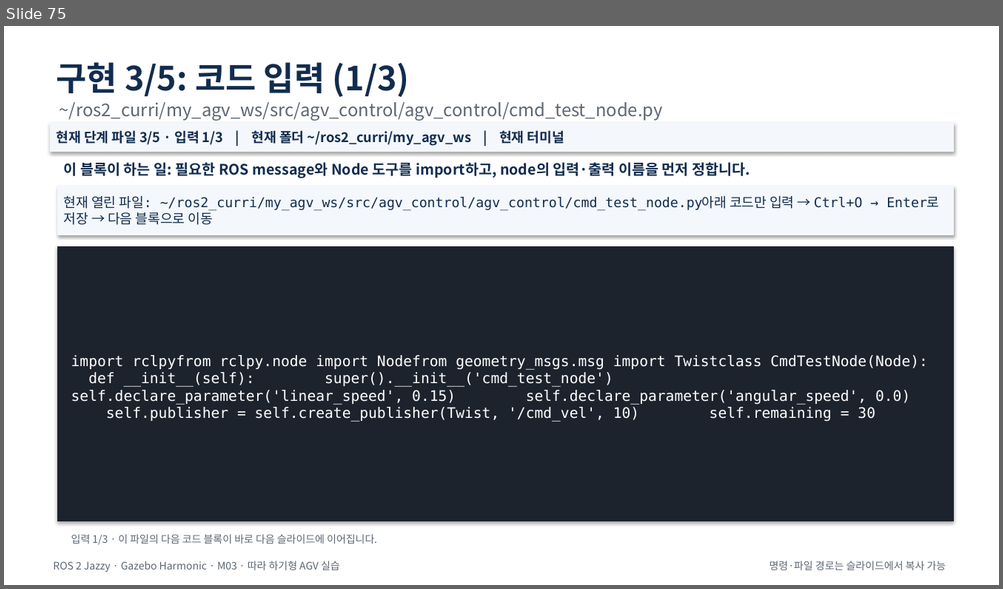
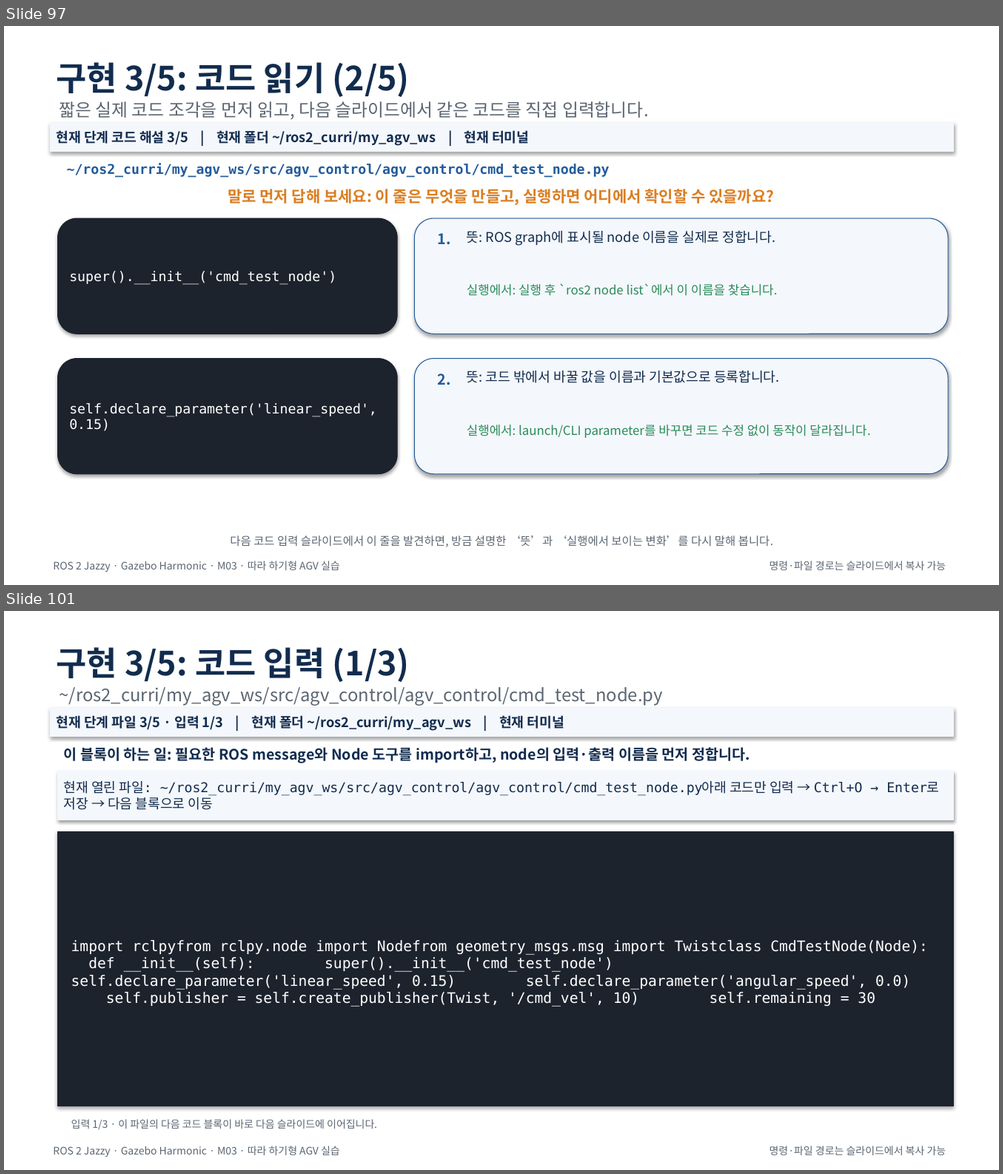
Before and after one commit to choimagon/ros2_curri, a slide deck: blocks/A_ros2_basics/Block_A_M시리즈_통합_따라하기.pptx. Shown one above the other, each under a label of ours: slide 75 before the commit, slides 97 and 101 after it; the slides between them are not shown. The pictures are 1003x589 and 1003x1174 pixels, drawn with LibreOffice and Linux fonts; fonts in the diff are those of the drawing. Boxes give left, top, right and bottom in pixels: in the first picture for what was removed or moved away, otherwise in the second. Text is boxed around its words. In the diff, an @@ line names an element or a change of style, - is before the commit and + after.

```diff
--- a/blocks/A_ros2_basics/Block_A_M시리즈_통합_따라하기.pptx
+++ b/blocks/A_ros2_basics/Block_A_M시리즈_통합_따라하기.pptx
@@ slide 97 added at (x1=4, y1=26, x2=999, y2=585), background #FFFFFF @@
@@ text added at (x1=57, y1=62, x2=410, y2=97), 32 pt, text #122C4E, bold @@
+구현 3/5: 코드 읽기 (2/5)
@@ text added at (x1=60, y1=101, x2=649, y2=119), 17 pt, text #5C6672 @@
+짧은 실제 코드 조각을 먼저 읽고, 다음 슬라이드에서 같은 코드를 직접 입력합니다.
@@ rectangle added at (x1=51, y1=123, x2=953, y2=151), fill #F4F7FB, outline #F4F7FB 0.75 pt, 13 pt, text #122C4E, bold @@
+현재 단계 코드 해설 3/5 | 현재 폴더 ~/ros2_curri/my_agv_ws | 현재 터미널
@@ text added at (x1=67, y1=164, x2=609, y2=285), 13 pt, text #225B9B, bold @@
+~/ros2_curri/my_agv_ws/src/agv_control/agv_control/cmd_test_node.py
@@ text added at (x1=227, y1=189, x2=774, y2=205), 15 pt, text #DB7E22, bold @@
+말로 먼저 답해 보세요: 이 줄은 무엇을 만들고, 실행하면 어디에서 확인할 수 있을까요?
@@ rounded rectangle added at (x1=58, y1=218, x2=397, y2=334), fill #1D232D, outline #1D232D 0.75 pt, 13 pt, text #FFFFFF @@
+super().__init__('cmd_test_node')
@@ rounded rectangle added at (x1=415, y1=218, x2=948, y2=334), fill #F4F7FB, outline #225B9B 0.75 pt @@
@@ text added at (x1=438, y1=233, x2=451, y2=245), 14 pt, text #225B9B, bold @@
+1.
@@ text added at (x1=466, y1=230, x2=775, y2=246), 13 pt, text #122C4E @@
+뜻: ROS graph에 표시될 node 이름을 실제로 정합니다.
@@ text added at (x1=466, y1=284, x2=777, y2=296), 12 pt, text #2A8B5A @@
+실행에서: 실행 후 `ros2 node list`에서 이 이름을 찾습니다.
@@ rounded rectangle added at (x1=58, y1=359, x2=397, y2=474), fill #1D232D, outline #1D232D 0.75 pt, 13 pt, text #FFFFFF @@
+self.declare_parameter('linear_speed', 0.15)
@@ rounded rectangle added at (x1=415, y1=359, x2=948, y2=474), fill #F4F7FB, outline #225B9B 0.75 pt @@
@@ text added at (x1=438, y1=374, x2=451, y2=386), 14 pt, text #225B9B, bold @@
+2.
@@ text added at (x1=466, y1=370, x2=779, y2=383), 13 pt, text #122C4E @@
+뜻: 코드 밖에서 바꿀 값을 이름과 기본값으로 등록합니다.
@@ text added at (x1=466, y1=425, x2=870, y2=438), 12 pt, text #2A8B5A @@
+실행에서: launch/CLI parameter를 바꾸면 코드 수정 없이 동작이 달라집니다.
@@ text added at (x1=230, y1=536, x2=773, y2=548), 11 pt, text #5C6672 @@
+다음 코드 입력 슬라이드에서 이 줄을 발견하면, 방금 설명한 ‘뜻’과 ‘실행에서 보이는 변화’를 다시 말해 봅니다.
@@ text added at (x1=53, y1=561, x2=340, y2=572), 10 pt, text #5C6672 @@
+ROS 2 Jazzy · Gazebo Harmonic · M03 · 따라 하기형 AGV 실습
@@ text added at (x1=769, y1=561, x2=946, y2=571), 10 pt, text #5C6672 @@
+명령·파일 경로는 슬라이드에서 복사 가능
@@ what was slide 75 is now slide 101 @@
```
Also in this commit, not shown: 34 other slides added, 54 other files.
